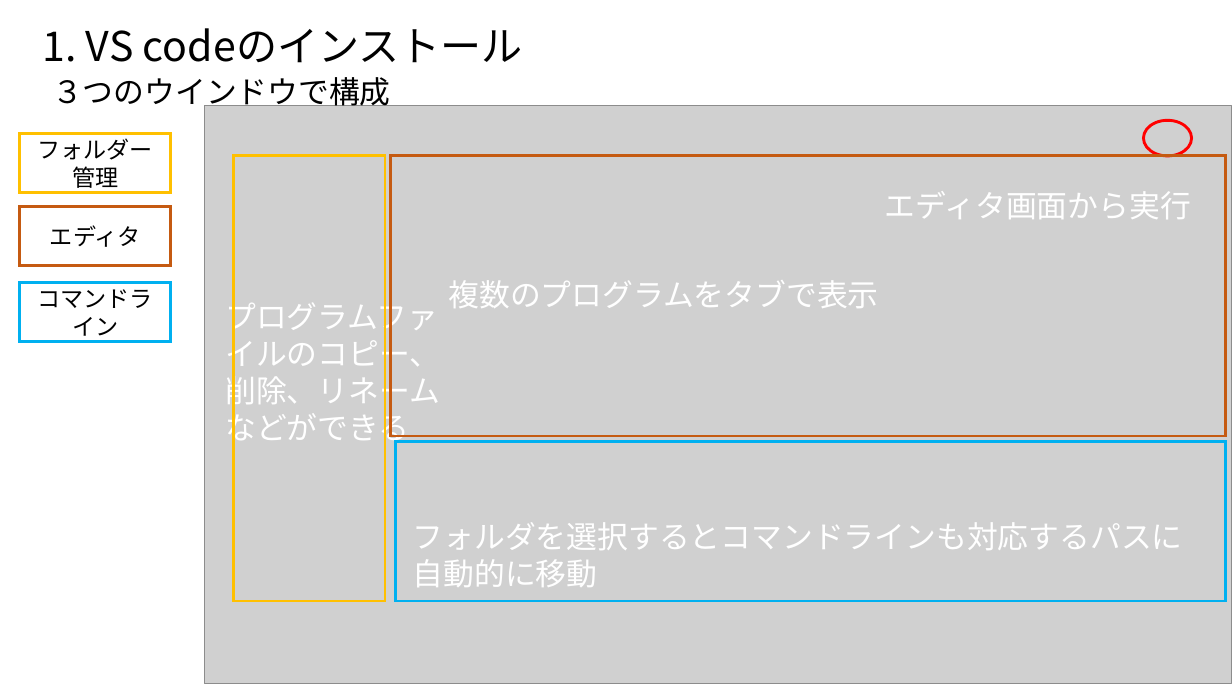
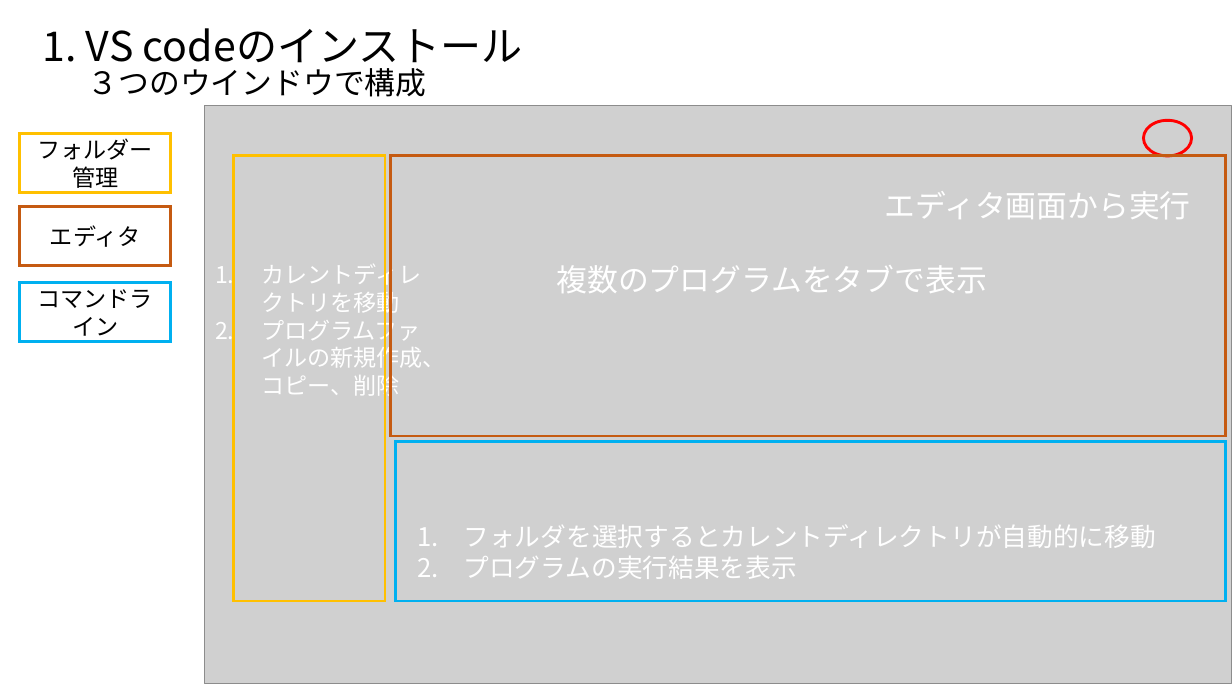
Before and after one commit to ueharaLab/bigdata2_system_and_python, a slide deck: slide 17 of bigdata2_system_and_python.pptx (slide 14 before the commit). Drawn at 1232x693 pixels with LibreOffice and Linux fonts; fonts in the diff are those of the drawing; grey boxes stand for pictures. Boxes give left, top, right and bottom in pixels: in the first picture for what was removed or moved away, otherwise in the second. Text is boxed around its words. In the diff, an @@ line names an element or a change of style, - is before the commit and + after.

```diff
--- a/bigdata2_system_and_python.pptx
+++ b/bigdata2_system_and_python.pptx
@@ text "３つのウインドウで構成" rewrapped from (52,77,391,112) to (88,68,427,97) @@
@@ text at (261,260,446,400): text changed; size 24 to 18 pt @@
-プログラムファイルのコピー、削除、リネームなどができる
+1. カレントディレクトリを移動
+2. プログラムファイルの新規作成、コピー、削除
@@ text "複数のプログラムをタブで表示": place and size @@
-text "複数のプログラムをタブで表示" at (448,280,878,308)
+text "複数のプログラムをタブで表示" at (557,265,987,293)
@@ text at (464,525,1156,579): text changed; size 24 to 20 pt @@
-フォルダを選択するとコマンドラインも対応するパスに自動的に移動
+1. フォルダを選択するとカレントディレクトリが自動的に移動
+2. プログラムの実行結果を表示
```
Also in this commit, not shown: 5 other slides changed, 10 slides added, 5 slides removed, 2 other files.
